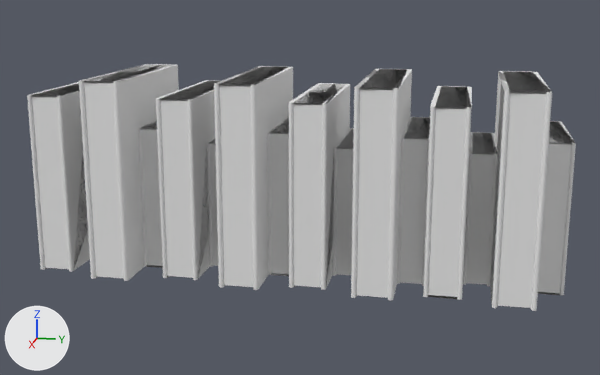
Before and after pictures for a commit that changed the OBJ model CS4621/data/meshes/CS4621/books.obj.
Camera for both pictures: a 50 mm lens placed at (922.0, 431.0, 292.0), pointed at (92.0, 265.0, 85.0). Every picture has the same lights, and +X, +Y and +Z are marked at lower left. Where no turn or scale is listed for an object, it has been applied to the vertices.

Before the edit, the objects in view are built like this:
```python
mat_mat0 = principled_material('mat0')
mat_mat0.base_color = (0.8, 0.8, 0.8)  # white #e7e7e7
mat_mat0.roughness = 1.0
mat_mat1 = principled_material('mat1')
mat_mat1.base_color = (0.8, 0.8, 0.8)  # white #e7e7e7
mat_mat1.roughness = 1.0
mat_mat4 = principled_material('mat4')
mat_mat4.base_color = (0.8, 0.8, 0.8)  # white #e7e7e7
mat_mat4.roughness = 1.0
mat_mat5 = principled_material('mat5')
mat_mat5.base_color = (0.8, 0.8, 0.8)  # white #e7e7e7
mat_mat5.roughness = 1.0
mat_mat6 = principled_material('mat6')
mat_mat6.base_color = (0.8, 0.8, 0.8)  # white #e7e7e7
mat_mat6.roughness = 1.0
me_books = bpy.data.meshes.new('books')
me_books.from_pydata(...)  # 2824 vertices, 6278 faces; spans x -1.0..177.0, y 0.0..532.0, z 0.0..201.0
# faces by material slot: [650, 1222, 1184, 1536, 806, 440, 440]
me_books.materials.append(mat_mat0)  # white #e7e7e7
me_books.materials.append(mat_mat1)  # white #e7e7e7
me_books.materials.append(mat_mat2)  # white #e7e7e7
me_books.materials.append(mat_mat3)  # white #e7e7e7
me_books.materials.append(mat_mat4)  # white #e7e7e7
me_books.materials.append(mat_mat5)  # white #e7e7e7
me_books.materials.append(mat_mat6)  # white #e7e7e7
ob_books = bpy.data.objects.new('books', me_books)
ob_books.location = (0.0, 0.0, 0.0)
```
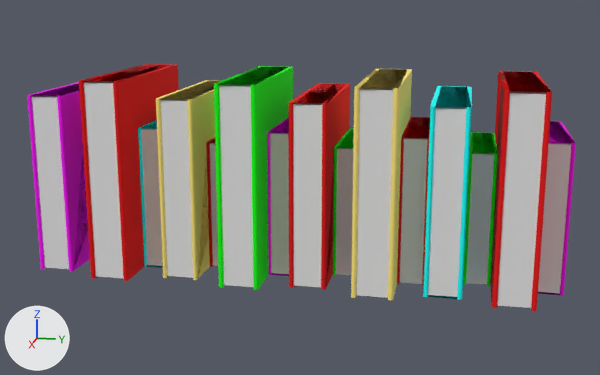
What changed in the scene script:
```text
Change mat_mat0:
    mat_mat0.base_color: (0.8, 0.8, 0.8) -> (1.0, 0.0, 1.0)  # white #e7e7e7 -> pink #ff00ff
Change mat_mat1:
    mat_mat1.base_color: (0.8, 0.8, 0.8) -> (0.8, 0.0, 0.0)  # white #e7e7e7 -> red #e70000
Change mat_mat4:
    mat_mat4.base_color: (0.8, 0.8, 0.8) -> (0.0, 1.0, 0.0)  # white #e7e7e7 -> green #00ff00
Change mat_mat5:
    mat_mat5.base_color: (0.8, 0.8, 0.8) -> (0.0, 1.0, 1.0)  # white #e7e7e7 -> cyan #00ffff
Change mat_mat6:
    mat_mat6.base_color: (0.8, 0.8, 0.8) -> (1.0, 0.8, 0.192)  # white #e7e7e7 -> yellow #ffe779
```

What differs and where, as boxes (x1, y1, x2, y2) in the pictures (600 x 375 px):
'books', recoloured: (27, 64, 576, 311) in both
